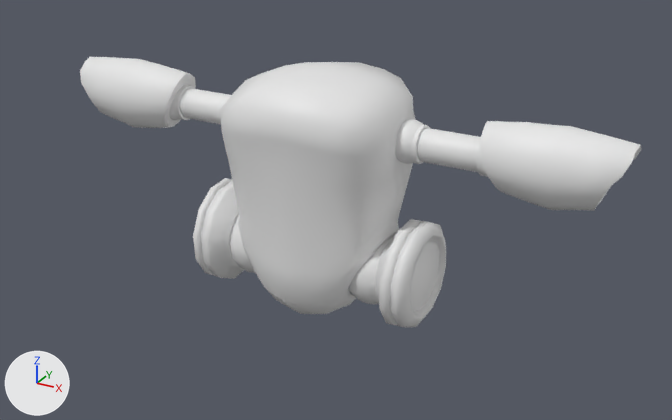
Renders of the Blender file Robo-Cartoon.blend from each side of a commit.
One viewpoint serves both versions: a 50 mm camera at (3.62, -6.21, 4.27) aimed at (0.47, -0.49, 1.41). The lights are fixed; the arrows at lower left show +X, +Y and +Z.
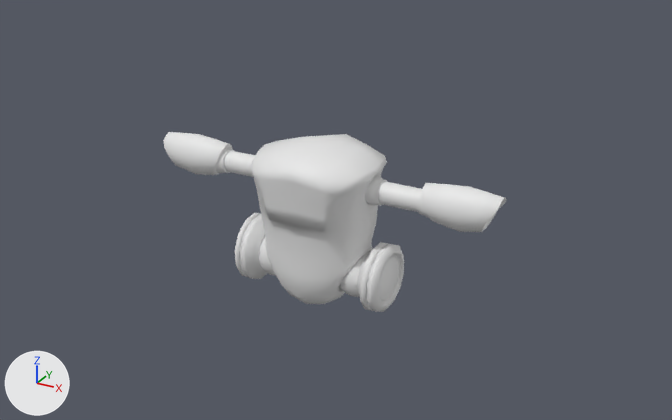
The change, as a diff of the scene's bpy script:
```diff
--- a/Robo-Cartoon.blend.py
+++ b/Robo-Cartoon.blend.py
@@ me_cube @@
 # used by ob_cube; location = (0.0, 0.0, 0.0)
-me_cube.from_pydata(...)  # 1381 vertices, 1358 faces; spans x -2.52..0.0, y -0.55..0.92, z 0.21..2.31
+me_cube.from_pydata(...)  # 1455 vertices, 1417 faces, 12 loose edges; spans x -1.6..0.0, y -2.59..0.6, z 0.27..1.7
+# me_cube part 1: the loose piece of 162 vertices spanning x -2.52..-1.39, y -0.11..0.43, z 1.49..2.13 is scaled about its middle by 0.578, then moved by (0.69, -0.06, -0.45)
+# me_cube part 2: the loose piece of 48 vertices spanning x -1.4..-0.82, y 0.04..0.31, z 1.67..1.93 is scaled about its middle by 0.701, then moved by (0.38, -0.06, -0.45)
+# me_cube part 3: the loose piece of 96 vertices spanning x -1.58..-1.39, y 0.02..0.33, z 1.65..1.96 is scaled about its middle by 0.701, then moved by (0.49, -0.06, -0.45)
+# me_cube part 4: the loose piece of 242 vertices spanning x -1.7..-1.34, y 0.0..0.35, z 1.63..1.98 is scaled about its middle by 0.701, then moved by (0.5, -0.06, -0.45)
+# me_cube part 5: the loose piece of 96 vertices spanning x -0.89..-0.71, y 0.02..0.33, z 1.65..1.96 is scaled about its middle by 0.701, then moved by (0.29, -0.06, -0.45)
+# me_cube part 6: the loose piece of 242 vertices spanning x -0.94..-0.59, y 0.0..0.35, z 1.63..1.98 is scaled about its middle by 0.701, then moved by (0.28, -0.06, -0.45)
+# me_cube part 7: the loose piece of 229 vertices spanning x -1.05..-0.68, y -0.41..0.47, z 0.29..1.18 is scaled about its middle by 0.659, then moved by (0.27, 0.01, -0.11)
+# me_cube part 8: a new loose piece, a UV sphere (12 segments, 12 rings, poles along x) spanning x -0.61..-0.2, y -0.17..0.24, z 0.41..0.81, in mat_material (white #e7e7e7)
+# me_cube part 9: the loose piece of 132 vertices spanning x -0.74..0.0, y -0.55..0.92, z 0.21..2.31 is rebuilt with 194 vertices and now spans x -0.56..0.0, y -0.39..0.6, z 0.27..1.7
+# me_cube part 10
+# 134 vertices are removed from x -0.89..-0.27, y -0.29..0.33, z 0.41..1.02
+# 144 faces are deleted
 me_cube.materials.append(mat_material)
```

Where the change shows, as pixel boxes (x1, y1, x2, y2) in the pictures (672 x 420 px; the box of a moved part takes in the faces that stretch with it):
'Cube', reshaped: before (80, 57, 641, 327); after (163, 132, 507, 312)
part 1 of me_cube, moved or reshaped: before (80, 57, 641, 211); after (163, 132, 507, 232)
part 2 of me_cube, moved or reshaped: before (180, 88, 481, 172); after (224, 151, 423, 212)
part 3 of me_cube, moved or reshaped: before (174, 85, 487, 177); after (220, 149, 423, 215)
part 4 of me_cube, moved or reshaped: before (169, 85, 489, 178); after (216, 148, 429, 218)
part 5 of me_cube, moved or reshaped: before (411, 125, 430, 164); after (374, 179, 387, 206)
part 6 of me_cube, moved or reshaped: before (396, 119, 424, 164); after (365, 175, 383, 205)
part 7 of me_cube, moved or reshaped: before (193, 178, 446, 327); after (235, 213, 404, 312)
part 8 of me_cube, added: after (258, 236, 370, 297)
part 9 of me_cube, rebuilt (30% narrower, 32% shorter): before (220, 62, 416, 314); after (250, 134, 387, 304)
part 10 of me_cube, deleted: before (230, 216, 394, 304)
